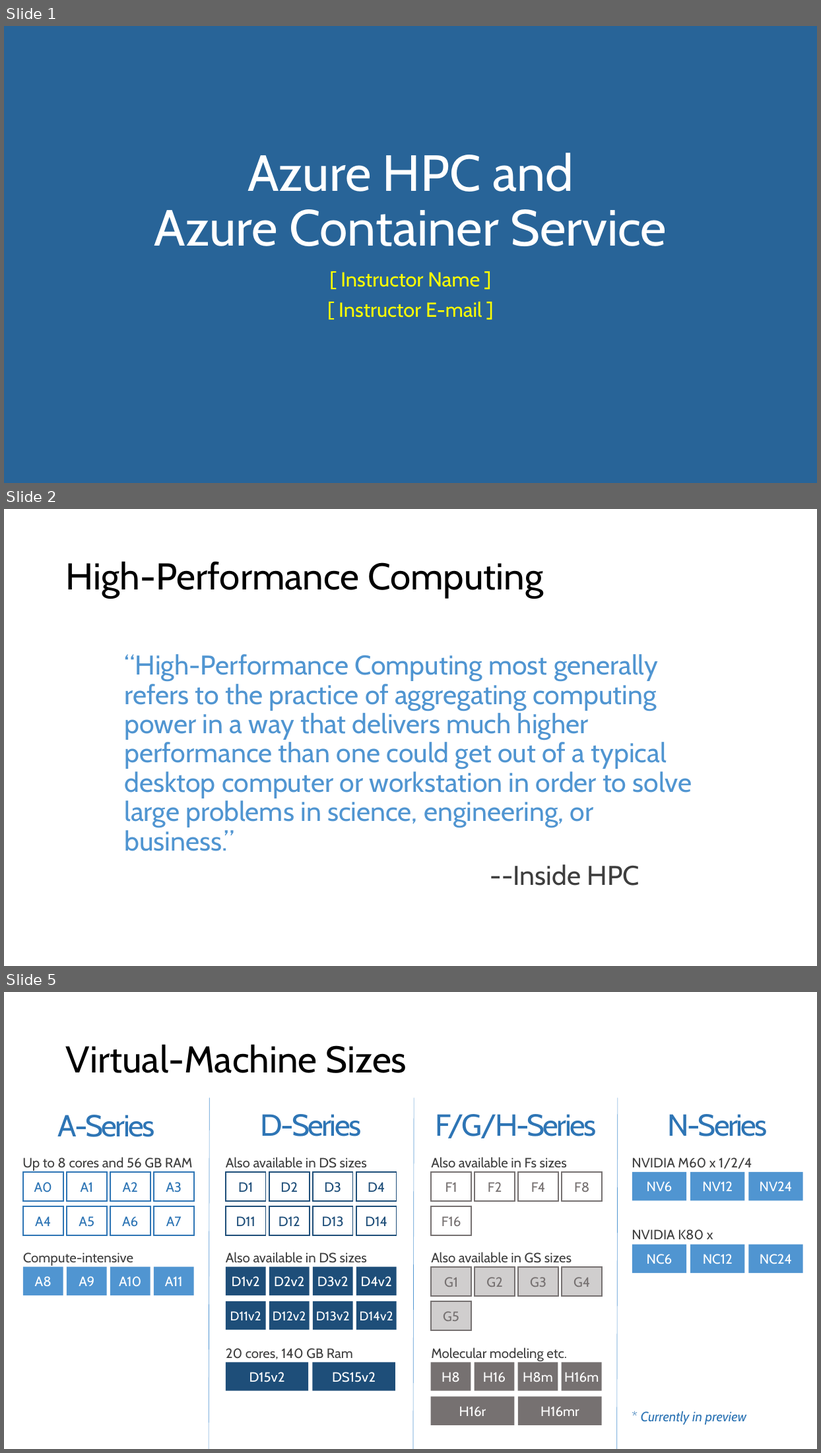
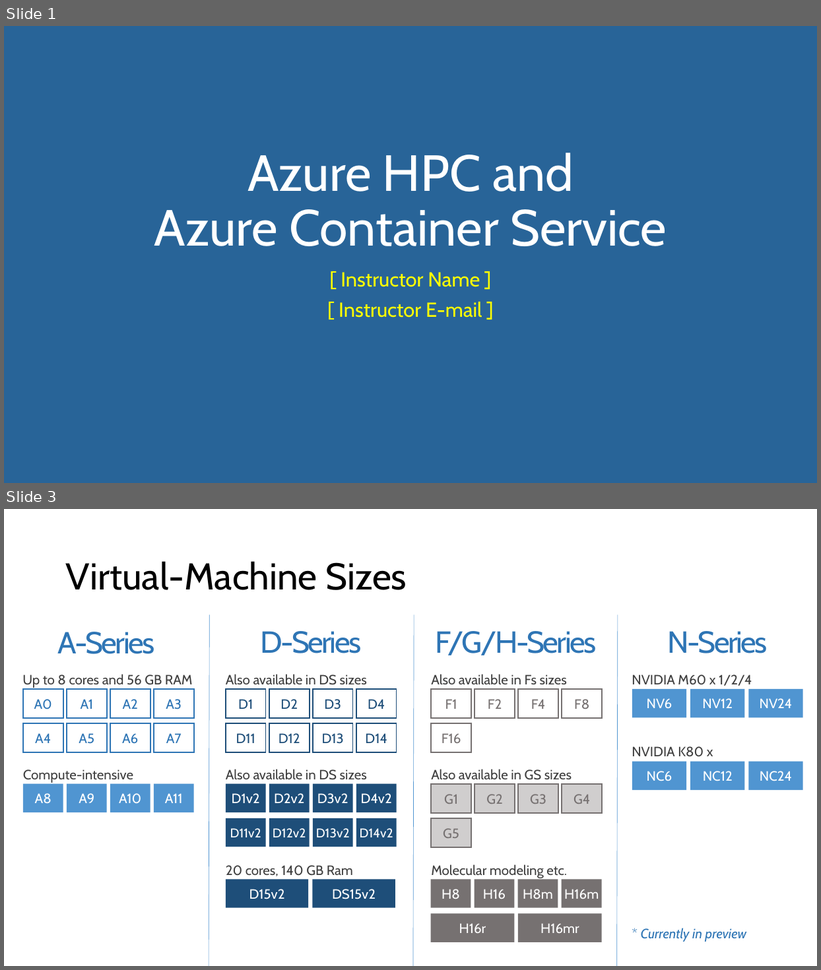
Before and after one commit to microsoft/AcademicContent, a slide deck: Workshop/6. HPC and Containers/HPC and Azure Container Service.pptx. Shown one above the other, each under a label of ours: slides 1, 2 and 5 before the commit, slides 1 and 3 after it; the slides between them are not shown. The pictures are 821x1453 and 821x970 pixels, drawn with LibreOffice and Linux fonts; fonts in the diff are those of the drawing. Boxes give left, top, right and bottom in pixels: in the first picture for what was removed or moved away, otherwise in the second. Text is boxed around its words. In the diff, an @@ line names an element or a change of style, - is before the commit and + after.

```diff
--- a/Workshop/6. HPC and Containers/HPC and Azure Container Service.pptx
+++ b/Workshop/6. HPC and Containers/HPC and Azure Container Service.pptx
@@ slide 2 removed at box(4, 509, 817, 966), background #FFFFFF @@
@@ title removed at box(66, 561, 543, 598) @@
-High-Performance Computing
@@ text removed at box(124, 654, 692, 886) @@
-“High-Performance Computing most generally refers to the practice of aggregating computing power in a way that delivers much higher performance than one could get out of a typical desktop computer or workstation in order to solve large problems in science, engineering, or business.”
---Inside HPC
@@ what was slide 5 is now slide 3 @@
```
Also in this commit, not shown: 1 slide changed, 1 other slide removed, 41 other files.
